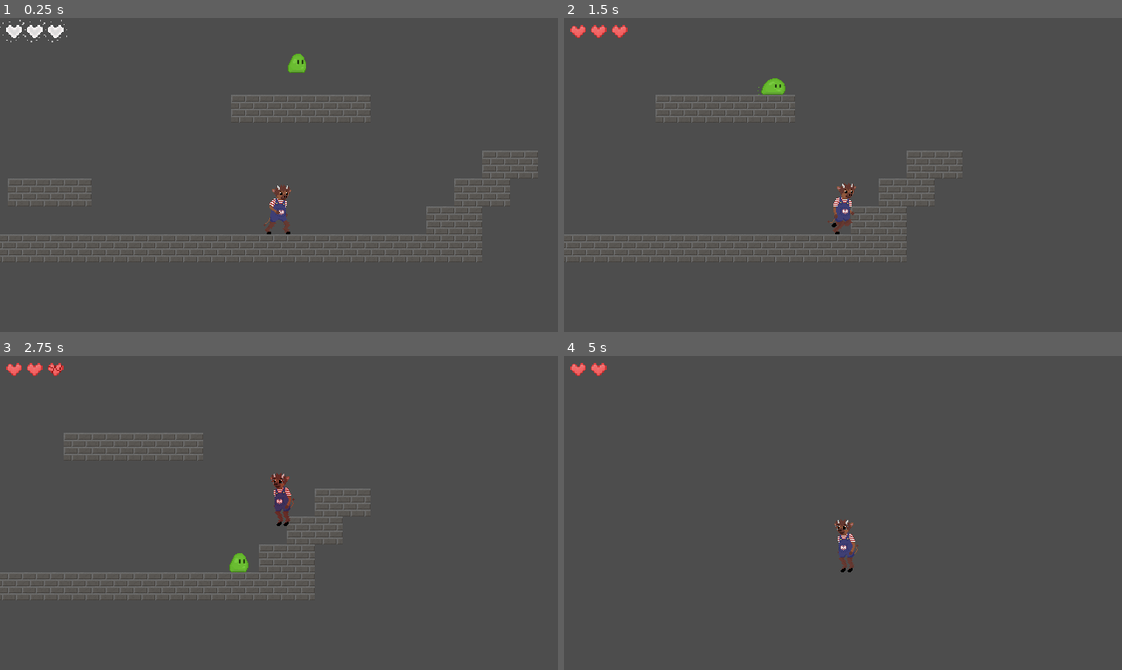
Above: before the commit, frames 1-4 (two rows, left to right).
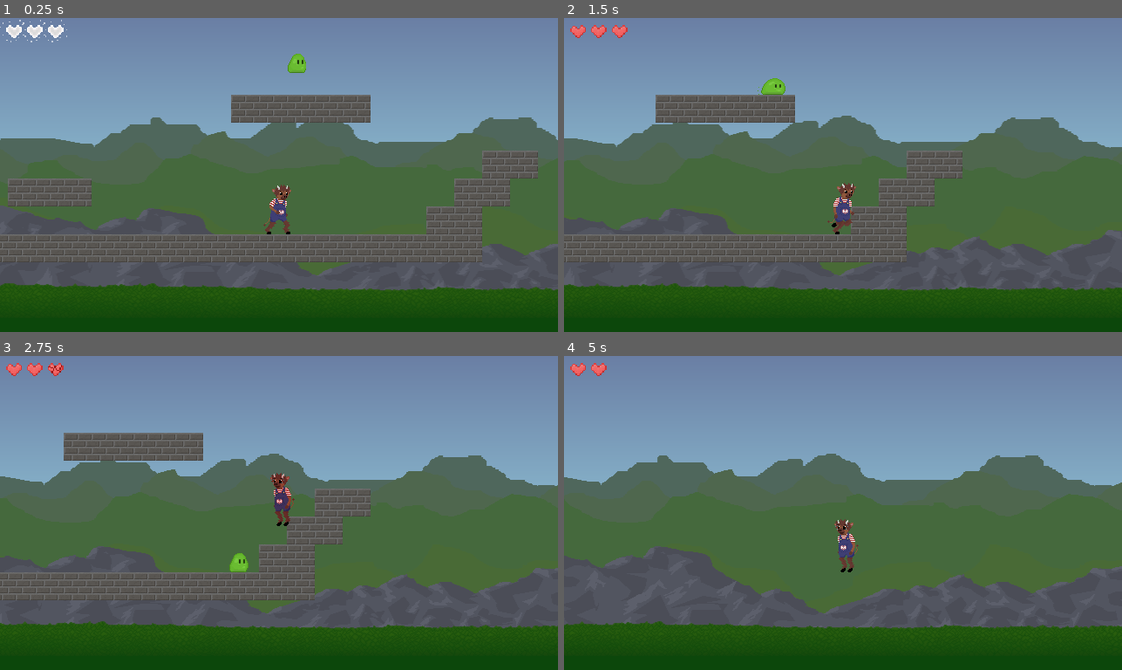
Above: after the commit, the same moments.

Repository: bhansconnect/head-smash
Game: Godot game, scene res://levels/main.tscn
Same seed, same stepped clock (60 frames per second), same inputs: the game is played once before the commit and once after it.
Inputs (mouse positions are in pixels of both pictures, inside the frame that each line leads up to):
- Up to frame 1 (0.25 s): no input
- Up to frame 2 (1.5 s): tap Enter at 0.5 s; move the mouse to (965, 159) at 0.52 s; hold Down (crawl) 0.53-1.28 s; hold Right (right) from 0.53 s (still down); click (965, 159) at 0.67 s; tap Space (jump) at 0.77 s; move the mouse to (731, 190) at 1.27 s; tap Up (interact) at 1.35 s
- Up to frame 3 (2.75 s): tap Space (jump) at 1.52 s; move the mouse to (334, 443) at 2.02 s; release Right (right) at 2.03 s; hold Left (left) from 2.03 s (still down); hold Down (crawl) from 2.03 s (still down)
- Up to frame 4 (5 s): move the mouse to (815, 575) at 2.77 s; release Left (left) at 2.78 s; release Down (crawl) at 2.78 s; hold Right (right) 2.78-4.28 s; tap Up (interact) at 2.85, 4.35 s; click (815, 575) at 2.92 s; tap Space (jump) at 3.02, 3.77, 4.52 s; move the mouse to (1010, 560) at 3.52 s; hold Down (crawl) 3.53-4.28 s; move the mouse to (675, 465) at 4.27 s; hold Left (left) from 4.28 s (still down)

The runs differ from the first frame. In frame 1, 76% of the frame differs, in the area x 0-100%, y 0-100%; in frame 2, 78%; in frame 3, 79%; in frame 4, 86%.

Commit message:
add basic background

Diff:
--- a/levels/main.tscn
+++ b/levels/main.tscn
@@ -1,11 +1,22 @@
-[gd_scene load_steps=5 format=3 uid="uid://caccge80s4ifu"]
+[gd_scene load_steps=6 format=3 uid="uid://caccge80s4ifu"]
 
 [ext_resource type="PackedScene" uid="uid://cnsuckm1vre7g" path="res://misc/tile_map.tscn" id="1_381m1"]
+[ext_resource type="Texture2D" uid="uid://dhpus6odfx0pv" path="res://art/background.png" id="1_e0gif"]
 [ext_resource type="PackedScene" uid="uid://c15o11n2bojwa" path="res://player/player.tscn" id="2_r8p2t"]
 [ext_resource type="PackedScene" uid="uid://c3lgcwyfva5dk" path="res://enemies/slime.tscn" id="3_lqvs4"]
 [ext_resource type="PackedScene" uid="uid://d0qu5hdd0xkjd" path="res://hud/hearts.tscn" id="4_g26ur"]
 
 [node name="Main" type="Node2D"]
+
+[node name="ParallaxBackground" type="ParallaxBackground" parent="."]
+
+[node name="ParallaxLayer" type="ParallaxLayer" parent="ParallaxBackground"]
+motion_scale = Vector2(0.3, 0.1)
+motion_mirroring = Vector2(960, 2.08165e-12)
+
+[node name="Background" type="Sprite2D" parent="ParallaxBackground/ParallaxLayer"]
+texture = ExtResource("1_e0gif")
+offset = Vector2(360, 100)
 
 [node name="TileMap" parent="." instance=ExtResource("1_381m1")]
 layer_0/tile_data = PackedInt32Array(917517, 65536, 1, 917518, 65536, 1, 917519, 65536, 1, 917520, 65536, 1, 917521, 65 …(583 unchanged characters)…
--- a/player/player.tscn
+++ b/player/player.tscn
@@ -1322,9 +1322,9 @@
 target_position = Vector2(2.08165e-12, -30)
 
 [node name="Camera2D" type="Camera2D" parent="."]
+offset = Vector2(2.08165e-12, 2.08165e-12)
 current = true
 drag_vertical_enabled = true
-drag_left_margin = 0.4
 drag_top_margin = 0.4
 
 [node name="JumpBufferTimer" type="Timer" parent="."]
Binary file added: art/background.png
Not shown, added: art/background.png.import
Not shown: 5 places in hud/heart.tscn that only renumber resources
